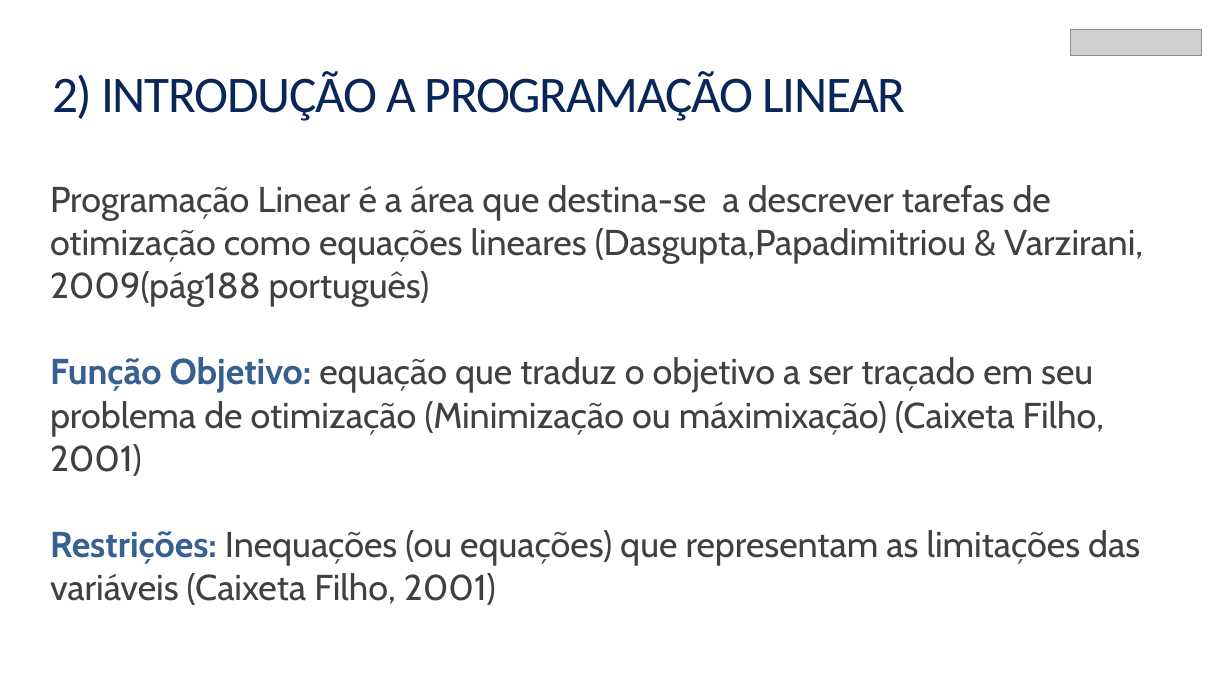
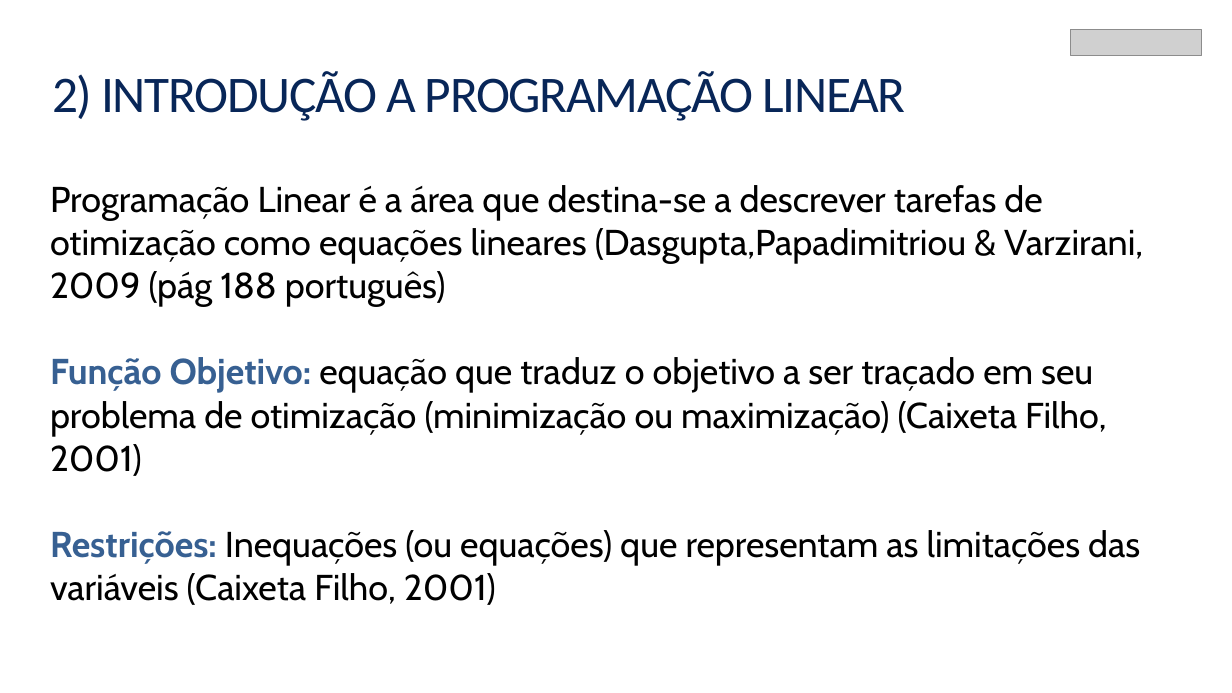
Before and after one commit to sergiosilvar/simplex_prog_linear, a slide deck: slide 5 of APRESENTAÇÃO SIMPLEX.pptx. Drawn at 1232x693 pixels with LibreOffice and Linux fonts; fonts in the diff are those of the drawing; grey boxes stand for pictures. Boxes give left, top, right and bottom in pixels: in the first picture for what was removed or moved away, otherwise in the second. Text is boxed around its words. In the diff, an @@ line names an element or a change of style, - is before the commit and + after.

```diff
--- a/APRESENTAÇÃO SIMPLEX.pptx
+++ b/APRESENTAÇÃO SIMPLEX.pptx
@@ text at <box>50,185,1143,476</box>: text changed; text colour gradient #404040 to #595959 to #000000 @@
-Programação Linear é a área que destina-se a descrever tarefas de otimização como equações lineares (Dasgupta,Papadimitriou & Varzirani, 2009(pág188 português)
-Função Objetivo: equação que traduz o objetivo a ser traçado em seu problema de otimização (Minimização ou máximixação) (Caixeta Filho, 2001)
+Programação Linear é a área que destina-se a descrever tarefas de otimização como equações lineares (Dasgupta,Papadimitriou & Varzirani, 2009 (pág 188 português)
+Função Objetivo: equação que traduz o objetivo a ser traçado em seu problema de otimização (minimização ou maximização) (Caixeta Filho, 2001)
@@ text at <box>50,530,1140,605</box>: text colour gradient #404040 to #595959 to #000000 in "Inequações (ou equações) que representam as limitações ..." @@
```
Also in this commit, not shown: 13 other slides changed, 1 slide added.
